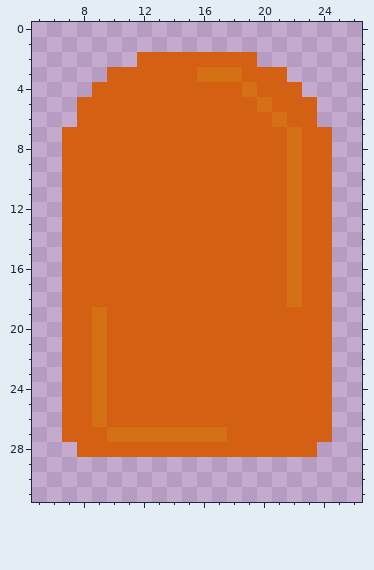
Pixel-art sprite, stored at Assets/Sprites/Bullets/Bullet_2.png. The first picture shows the starting point.
The file is 32x32 pixels. Shown: x 5..26, y 0..31.
Once edited:
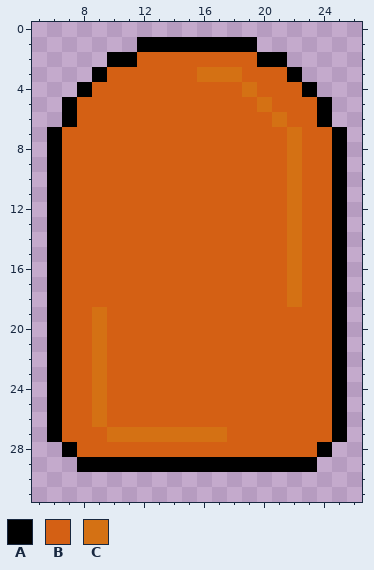
Palette (. is transparent): A #000000  B #d46014  C #d47114
Changes in this commit:
@@ x 5..26 @@
  0 ......................
- 1 ......................
- 2 .......BBBBBBBB.......
- 3 .....BBBBBBCCCBBB.....
- 4 ....BBBBBBBBBBCBBB....
- 5 ...BBBBBBBBBBBBCBBB...
- 6 ...BBBBBBBBBBBBBCBB...
- 7 ..BBBBBBBBBBBBBBBCBB..
- 8 ..BBBBBBBBBBBBBBBCBB..
- 9 ..BBBBBBBBBBBBBBBCBB..
-10 ..BBBBBBBBBBBBBBBCBB..
-11 ..BBBBBBBBBBBBBBBCBB..
-12 ..BBBBBBBBBBBBBBBCBB..
-13 ..BBBBBBBBBBBBBBBCBB..
-14 ..BBBBBBBBBBBBBBBCBB..
-15 ..BBBBBBBBBBBBBBBCBB..
-16 ..BBBBBBBBBBBBBBBCBB..
-17 ..BBBBBBBBBBBBBBBCBB..
-18 ..BBBBBBBBBBBBBBBCBB..
-19 ..BBCBBBBBBBBBBBBBBB..
-20 ..BBCBBBBBBBBBBBBBBB..
-21 ..BBCBBBBBBBBBBBBBBB..
-22 ..BBCBBBBBBBBBBBBBBB..
-23 ..BBCBBBBBBBBBBBBBBB..
-24 ..BBCBBBBBBBBBBBBBBB..
-25 ..BBCBBBBBBBBBBBBBBB..
-26 ..BBCBBBBBBBBBBBBBBB..
-27 ..BBBCCCCCCCCBBBBBBB..
-28 ...BBBBBBBBBBBBBBBB...
-29 ......................
+ 1 .......AAAAAAAA.......
+ 2 .....AABBBBBBBBAA.....
+ 3 ....ABBBBBBCCCBBBA....
+ 4 ...ABBBBBBBBBBCBBBA...
+ 5 ..ABBBBBBBBBBBBCBBBA..
+ 6 ..ABBBBBBBBBBBBBCBBA..
+ 7 .ABBBBBBBBBBBBBBBCBBA.
+ 8 .ABBBBBBBBBBBBBBBCBBA.
+ 9 .ABBBBBBBBBBBBBBBCBBA.
+10 .ABBBBBBBBBBBBBBBCBBA.
+11 .ABBBBBBBBBBBBBBBCBBA.
+12 .ABBBBBBBBBBBBBBBCBBA.
+13 .ABBBBBBBBBBBBBBBCBBA.
+14 .ABBBBBBBBBBBBBBBCBBA.
+15 .ABBBBBBBBBBBBBBBCBBA.
+16 .ABBBBBBBBBBBBBBBCBBA.
+17 .ABBBBBBBBBBBBBBBCBBA.
+18 .ABBBBBBBBBBBBBBBCBBA.
+19 .ABBCBBBBBBBBBBBBBBBA.
+20 .ABBCBBBBBBBBBBBBBBBA.
+21 .ABBCBBBBBBBBBBBBBBBA.
+22 .ABBCBBBBBBBBBBBBBBBA.
+23 .ABBCBBBBBBBBBBBBBBBA.
+24 .ABBCBBBBBBBBBBBBBBBA.
+25 .ABBCBBBBBBBBBBBBBBBA.
+26 .ABBCBBBBBBBBBBBBBBBA.
+27 .ABBBCCCCCCCCBBBBBBBA.
+28 ..ABBBBBBBBBBBBBBBBA..
+29 ...AAAAAAAAAAAAAAAA...
 30 ......................
